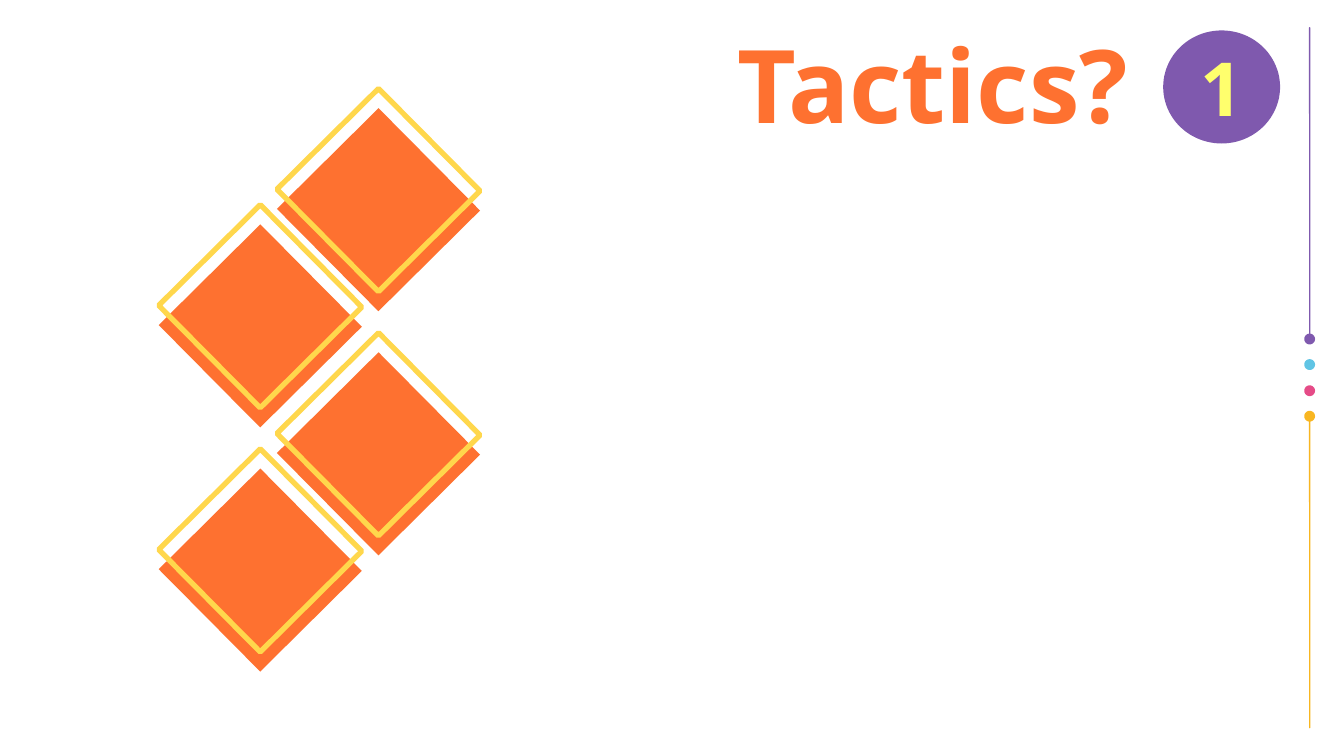
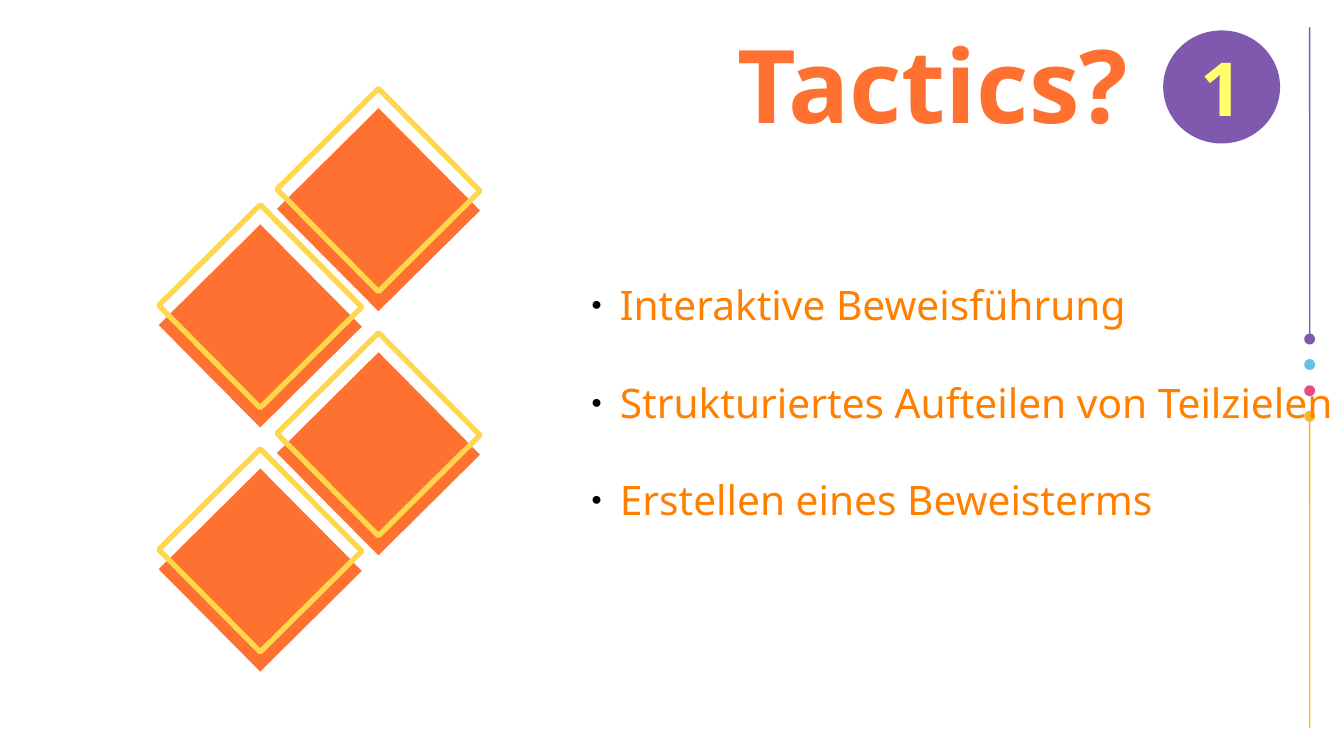
Before and after one commit to airberlin1/ProseminarBeweisassistenten, a slide deck: slide 4 of presentation.odp. Drawn at 1344x756 pixels with LibreOffice and Linux fonts; fonts in the diff are those of the drawing; background and template pictures are left out. Boxes give left, top, right and bottom in pixels: in the first picture for what was removed or moved away, otherwise in the second. Text is boxed around its words. In the diff, an @@ line names an element or a change of style, - is before the commit and + after.

```diff
--- a/presentation.odp
+++ b/presentation.odp
@@ text added at (620, 289, 1333, 516), 24 pt, text #FF8000 @@
+● Interaktive Beweisführung
+● Strukturiertes Aufteilen von Teilzielen
+● Erstellen eines Beweisterms
```
Also in this commit, not shown: 1 other slide changed, 2 other files.
